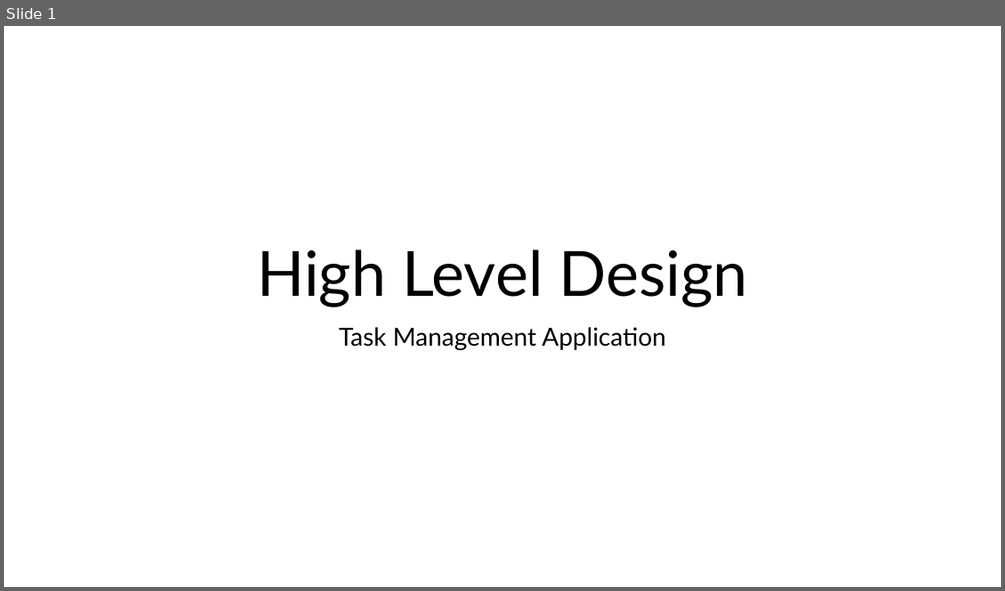
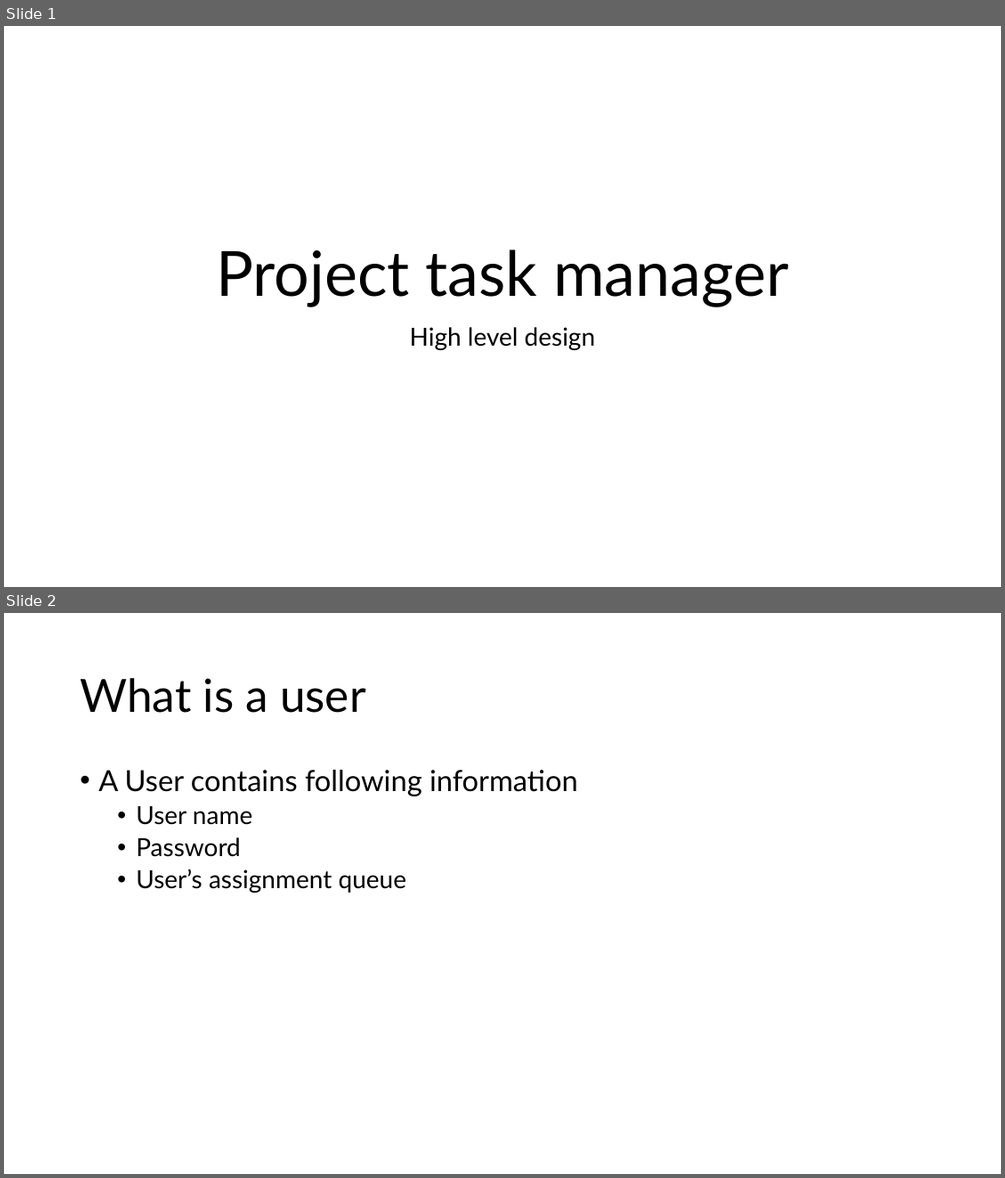
Before and after one commit to Avinash-p/Project-Task-Tracker, a slide deck: resources/High Level Design.pptx. Shown one above the other, each under a label of ours: slide 1 before the commit, slides 1 and 2 after it. The pictures are 1005x591 and 1005x1178 pixels, drawn with LibreOffice and Linux fonts; fonts in the diff are those of the drawing. Boxes give left, top, right and bottom in pixels: in the first picture for what was removed or moved away, otherwise in the second. Text is boxed around its words. In the diff, an @@ line names an element or a change of style, - is before the commit and + after.

```diff
--- a/resources/High Level Design.pptx
+++ b/resources/High Level Design.pptx
@@ slide 2 added at (x1=4, y1=613, x2=1001, y2=1174), background #FFFFFF @@
@@ title added at (x1=80, y1=678, x2=366, y2=713), 44 pt, text #000000 @@
+What is a user
@@ text added at (x1=98, y1=770, x2=578, y2=892), 24 pt, text #000000 @@
+• A User contains following information
+  • User name
+  • Password
+  • User’s assignment queue
@@ slide 1 changed as well @@
@@ title at (x1=216, y1=249, x2=788, y2=307): text changed @@
-High Level Design
+Project task manager
@@ subtitle at (x1=410, y1=327, x2=595, y2=350): text changed @@
-Task Management Application
+High level design
```
Also in this commit, not shown: 2 other slides changed, 5 other slides added, 6 other files.
